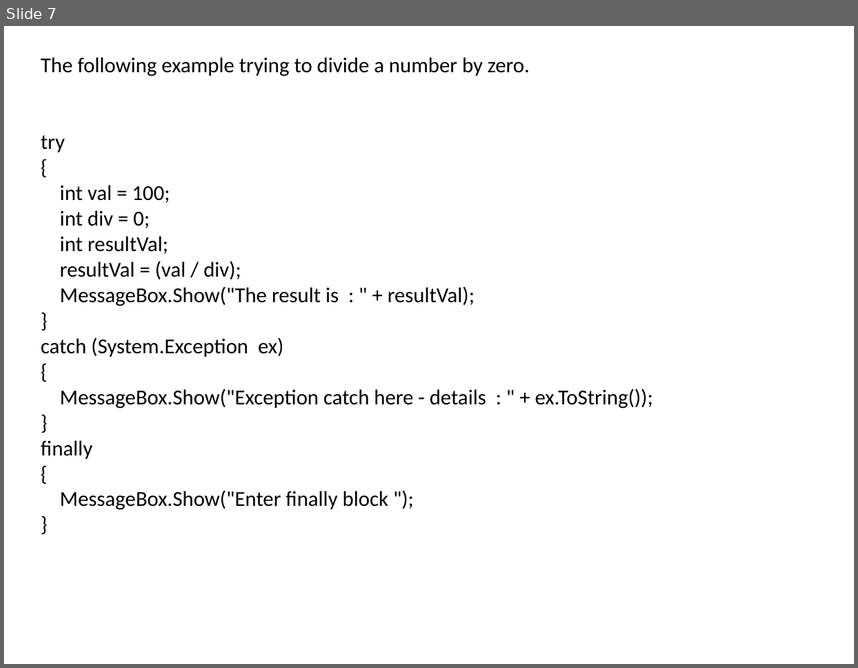
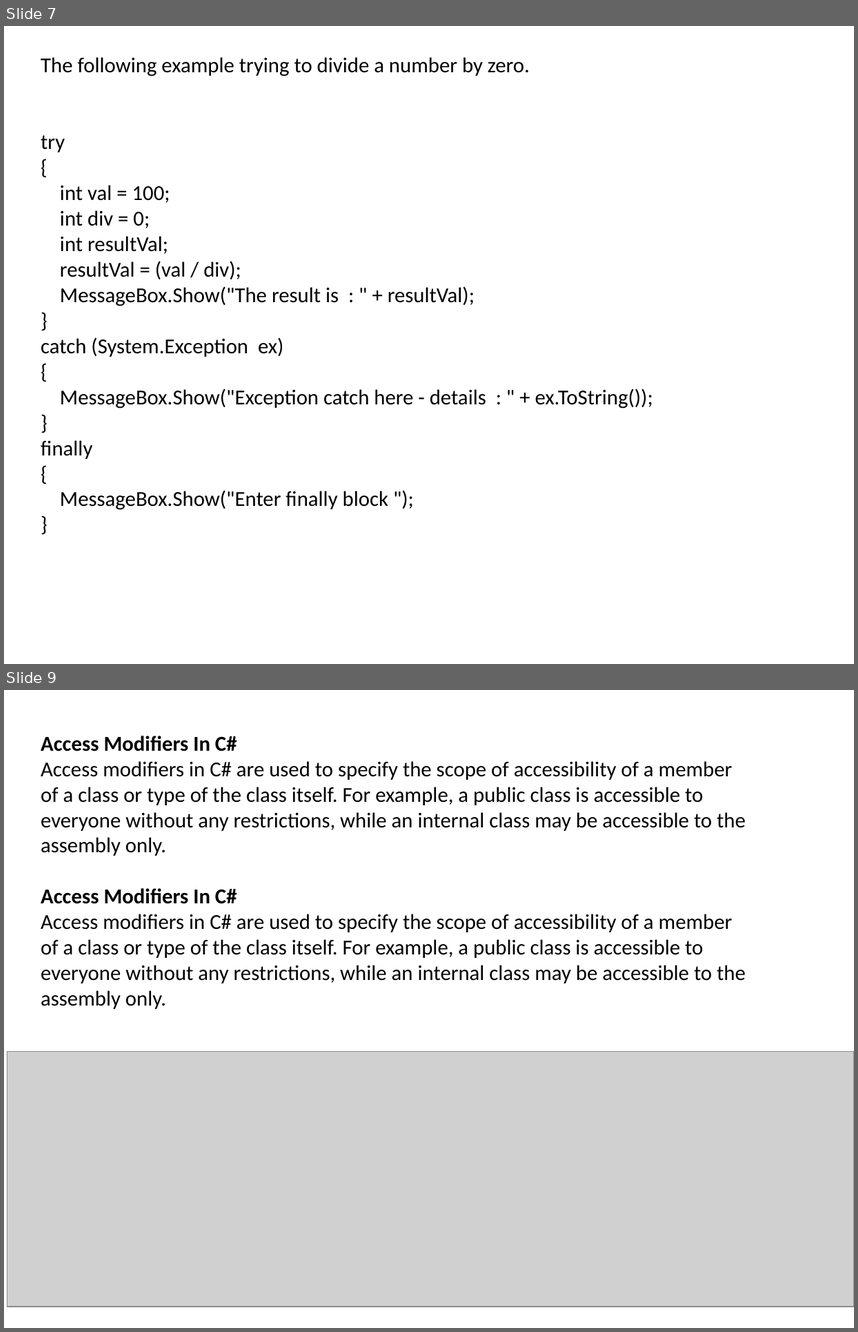
Before and after one commit to Patwaris/DotNetFullStack, a slide deck: Dotnet_framework.pptx. Shown one above the other, each under a label of ours: slide 7 before the commit, slides 7 and 9 after it; the slides between them are not shown. The pictures are 858x668 and 858x1332 pixels, drawn with LibreOffice and Linux fonts; fonts in the diff are those of the drawing; grey boxes stand for pictures. Boxes give left, top, right and bottom in pixels: in the first picture for what was removed or moved away, otherwise in the second. Text is boxed around its words. In the diff, an @@ line names an element or a change of style, - is before the commit and + after.

Commit message:
8/21/2020 Access Modifiers in C#

```diff
--- a/Dotnet_framework.pptx
+++ b/Dotnet_framework.pptx
@@ slide 9 added at [4,690,854,1328], background #FFFFFF @@
@@ text added at [41,736,746,1009], 18 pt, text #000000 @@
+Access Modifiers In C#
+Access modifiers in C# are used to specify the scope of accessibility of a member of a class or type of the class itself. For example, a public class is accessible to everyone without any restrictions, while an internal class may be accessible to the assembly only.
+Access Modifiers In C#
+Access modifiers in C# are used to specify the scope of accessibility of a member of a class or type of the class itself. For example, a public class is accessible to everyone without any restrictions, while an internal class may be accessible to the assembly only.
@@ picture added at [7,1052,854,1306] @@
```
Also in this commit, not shown: 11 other files.
